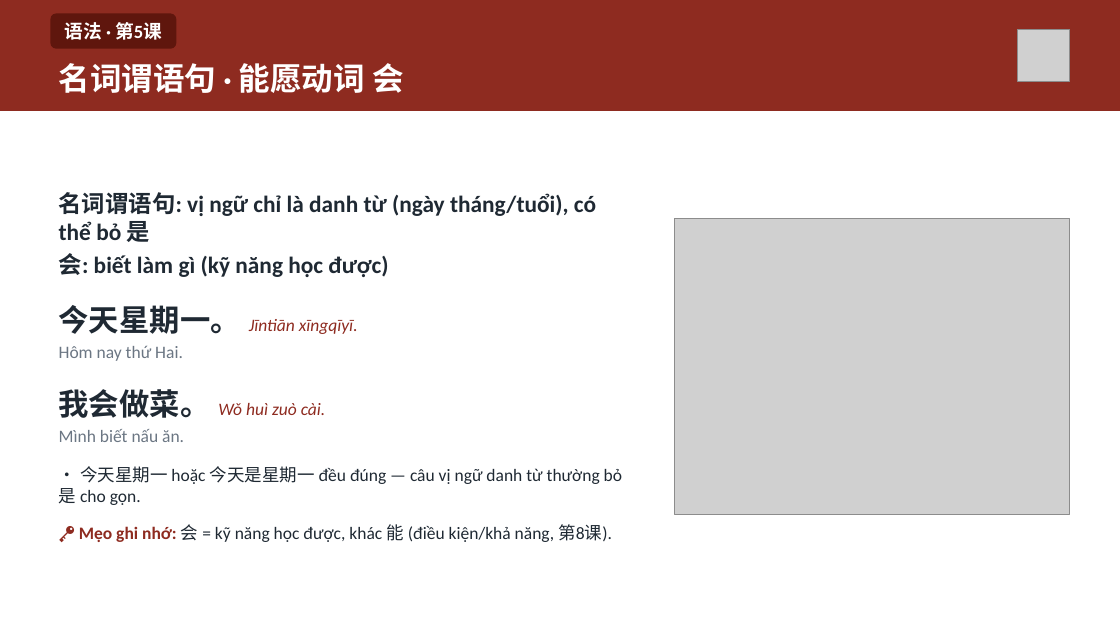
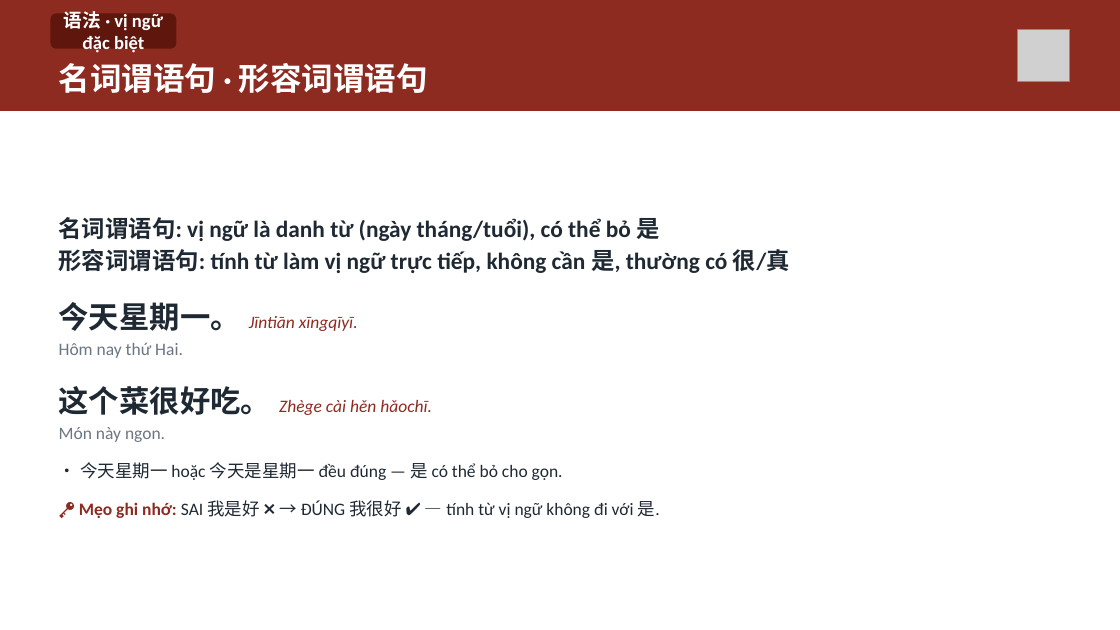
Before and after one commit to HuyenNguyen911/chinese-learning-os, a slide deck: slide 8 of output/hsk1/buoi16_ontap/slide/Buoi-16-Ontap.pptx (slide 7 before the commit). Drawn at 1120x630 pixels with LibreOffice and Linux fonts; fonts in the diff are those of the drawing; grey boxes stand for pictures. Boxes give left, top, right and bottom in pixels: in the first picture for what was removed or moved away, otherwise in the second. Text is boxed around its words. In the diff, an @@ line names an element or a change of style, - is before the commit and + after.

```diff
--- a/output/hsk1/buoi16_ontap/slide/Buoi-16-Ontap.pptx
+++ b/output/hsk1/buoi16_ontap/slide/Buoi-16-Ontap.pptx
@@ text in rounded rectangle at box(64, 11, 163, 53): text changed @@
-语法 · 第5课
+语法 · vị ngữ đặc biệt
@@ text at box(59, 63, 428, 93): text changed @@
-名词谓语句 · 能愿动词 会
+名词谓语句 · 形容词谓语句
@@ text at box(59, 217, 790, 273): text changed @@
-名词谓语句: vị ngữ chỉ là danh từ (ngày tháng/tuổi), có thể bỏ 是
-会: biết làm gì (kỹ năng học được)
+名词谓语句: vị ngữ là danh từ (ngày tháng/tuổi), có thể bỏ 是
+形容词谓语句: tính từ làm vị ngữ trực tiếp, không cần 是, thường có 很/真
@@ picture removed at box(675, 218, 1070, 514) @@
@@ text at box(59, 386, 660, 518): text changed @@
-我会做菜。 Wǒ huì zuò cài.
-Mình biết nấu ăn.
-• 今天星期一 hoặc 今天是星期一 đều đúng — câu vị ngữ danh từ thường bỏ 是 cho gọn.
-🔑 Mẹo ghi nhớ: 会 = kỹ năng học được, khác 能 (điều kiện/khả năng, 第8课).
+这个菜很好吃。 Zhège cài hěn hǎochī.
+Món này ngon.
+• 今天星期一 hoặc 今天是星期一 đều đúng — 是 có thể bỏ cho gọn.
+🔑 Mẹo ghi nhớ: SAI 我是好 ❌ → ĐÚNG 我很好 ✔ — tính từ vị ngữ không đi với 是.
```
Also in this commit, not shown: 16 other slides changed, 2 slides added, 1 slide removed, 44 other files.
